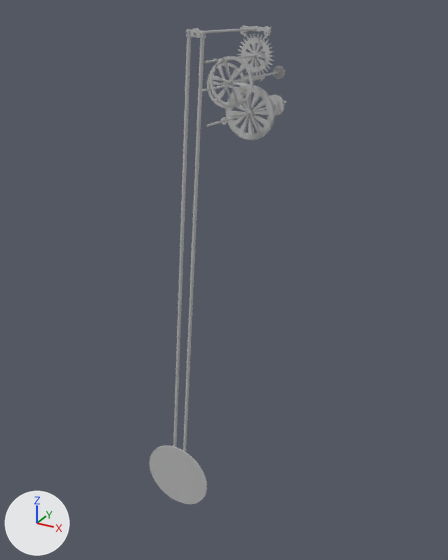
The FBX model virutalWatch/Assets/Models/wellen.fbx as it was, and as the next commit left it.
Before and after are seen from a camera (50 mm lens) standing at (6.6, -13.09, 13.79) and looking at (-0.62, 0.04, 7.23). Arrows for +X, +Y and +Z are at lower left; the lights stay in place. Where no turn or scale is listed for an object, it has been applied to the vertices.

In view in the first picture: 'pendel_scheibe', 'pendel_stange_L', 'pendel_stange_R', 'w1_rad_1', 'w3_rad_1', 'w4_rad_2'.
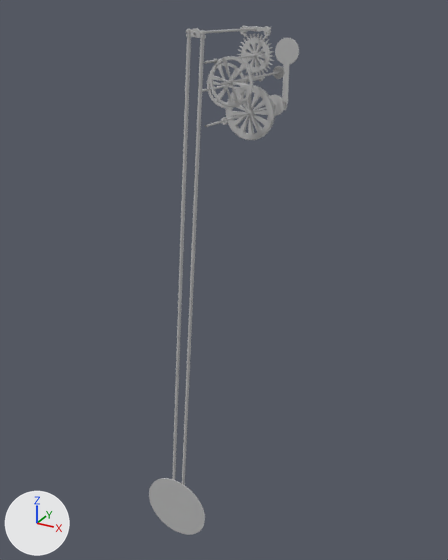
What the commit changed:
me_mesh_023 has 1026 vertices, 1076 faces and spans x -1.66..0.14, y -0.18..0.07, z -11.82..-10.02.
me_mesh_023 is used by ob_pendel_scheibe; location (0.0, -2.09, 13.35).
me_mesh_023 part 1: the whole mesh is moved by (-0.08, 0.0, -1.12).
Object 'lupe' (ob_lupe) is now shown.
Object 'zeiger' (ob_zeiger) is now shown.

What differs and where, as boxes (x1, y1, x2, y2) in the pictures (448 x 560 px):
'pendel_scheibe', mesh moved: before (149, 445, 207, 504); after (149, 478, 205, 535)
'zeiger', shown: after (275, 38, 299, 110)
'lupe', shown: after (279, 42, 295, 61)
